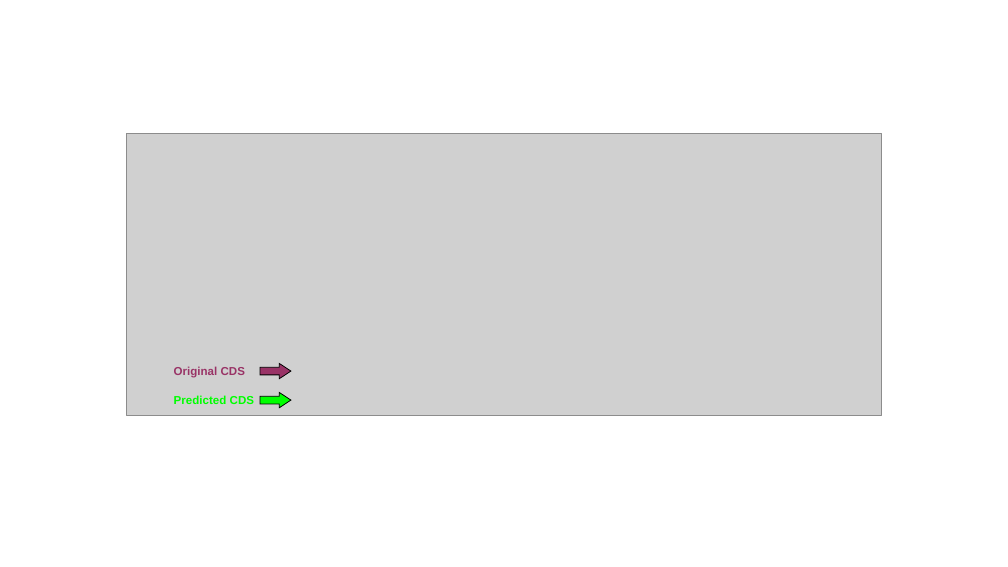
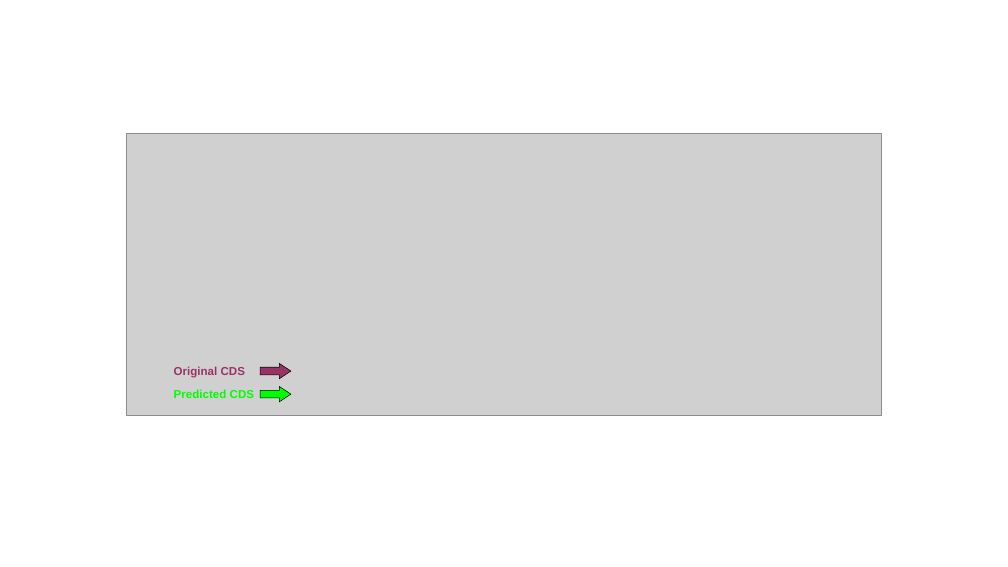
Before and after one commit to linyc74/lstm_dna, a slide deck: slide 1 of experiments/experiment_008/experiment_008.pptx. Drawn at 1008x567 pixels with LibreOffice and Linux fonts; fonts in the diff are those of the drawing; grey boxes stand for pictures. Boxes give left, top, right and bottom in pixels: in the first picture for what was removed or moved away, otherwise in the second. Text is boxed around its words. In the diff, an @@ line names an element or a change of style, - is before the commit and + after.

```diff
--- a/experiments/experiment_008/experiment_008.pptx
+++ b/experiments/experiment_008/experiment_008.pptx
@@ text "Predicted CDS" moved from (x1=174, y1=395, x2=254, y2=404) to (x1=174, y1=389, x2=254, y2=398) @@
@@ right arrow moved from (x1=260, y1=392, x2=291, y2=408) to (x1=260, y1=386, x2=291, y2=402) @@
@@ right arrow at (x1=260, y1=364, x2=291, y2=379): outline #000000 0.75 pt to #000000 0.5 pt @@
@@ right arrow at (x1=260, y1=386, x2=291, y2=402): outline #000000 0.75 pt to #000000 0.5 pt @@
```
Also in this commit, not shown: 2 other files.
